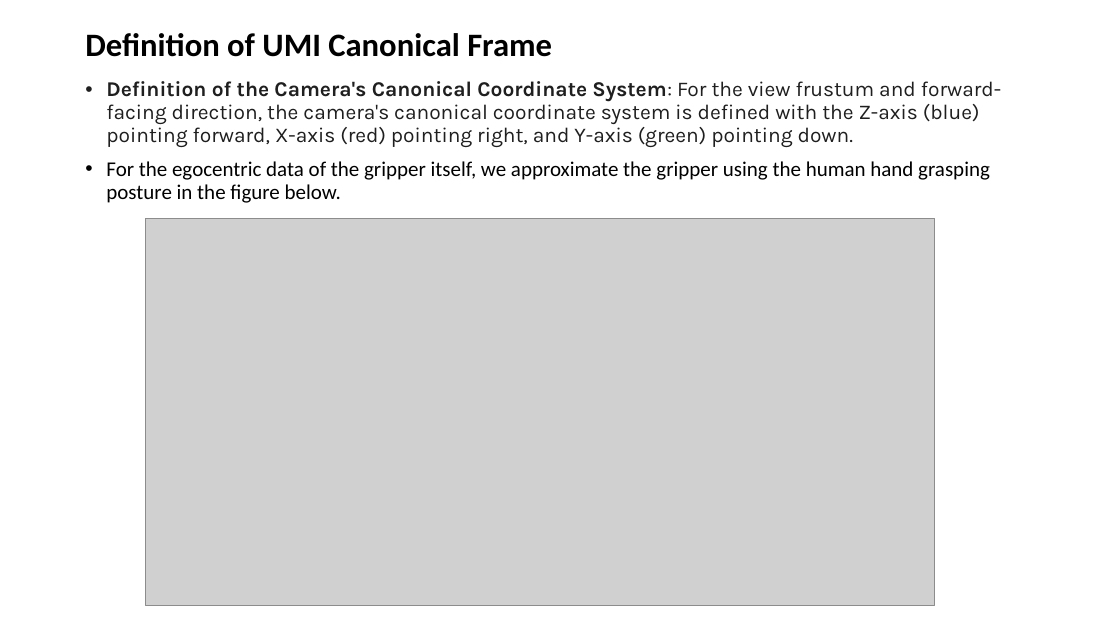
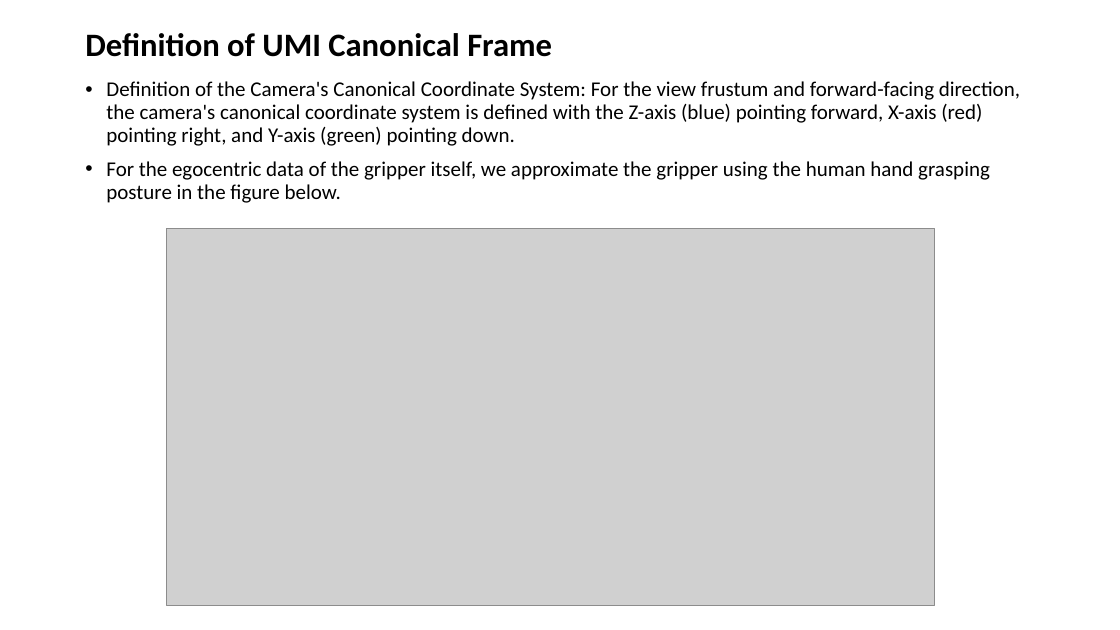
Before and after one commit to nolann030628/OXT-QC, a slide deck: slide 1 of docs_Illustration about UMI Data Frame.pptx. Drawn at 1120x630 pixels with LibreOffice and Linux fonts; fonts in the diff are those of the drawing; grey boxes stand for pictures. Boxes give left, top, right and bottom in pixels: in the first picture for what was removed or moved away, otherwise in the second. Text is boxed around its words. In the diff, an @@ line names an element or a change of style, - is before the commit and + after.

```diff
--- a/docs_Illustration about UMI Data Frame.pptx
+++ b/docs_Illustration about UMI Data Frame.pptx
@@ text at (106, 81, 1020, 146): font Karla to Calibri, text colour #1F1F1F to #000000 in "Definition of the Camera's Canonical Coordinate System: ..."; bold off in "Definition of the Camera's Canonical Coordinate System:" @@
@@ picture: place and size @@
-picture at (145, 218, 935, 606)
+picture at (166, 229, 935, 605)
```
Also in this commit, not shown: 5 other files.
